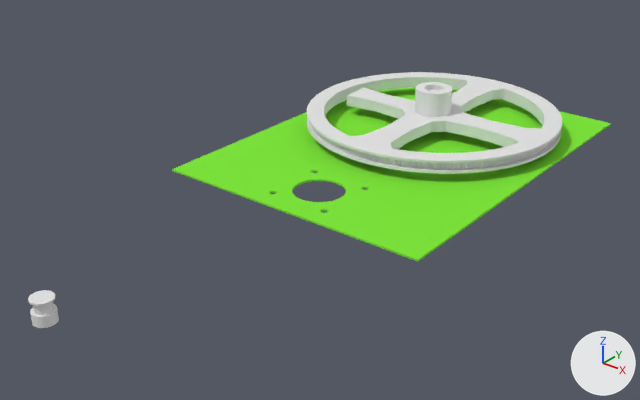
Two versions of the Blender file РМ-000 Рука-манипулятор/РМ-200 Опорно-поворотное устройство/РМ-200-ОПУ-в-сборе.blend, one commit apart.
Camera for both pictures: a 50 mm lens placed at (360.0, -599.0, 272.0), pointed at (-9.0, -138.0, -14.0). The lights are fixed; the arrows at lower right show +X, +Y and +Z.
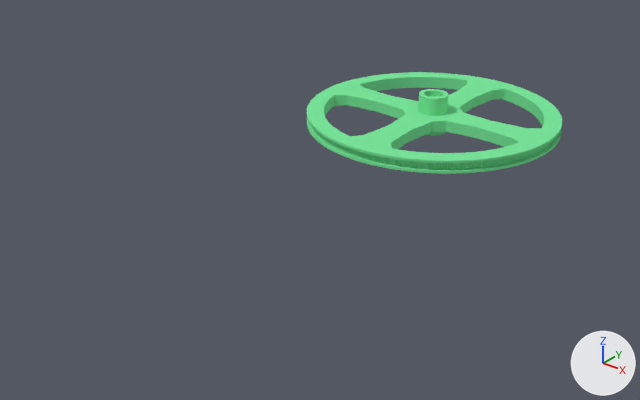
Commit message: шкив ведомый пофиксен

Location of each change, (x1, y1, x2, y2) in pixels of the pictures (640 x 400 px; the box of a moved part takes in the faces that stretch with it):
'Plane', hidden (green)
    before: (172, 88, 611, 262)
'Cylinder.001', hidden
    before: (28, 290, 59, 328)
part 1 of me_шкив_ведомый, moved or reshaped
    before: (407, 82, 459, 121)
    after: (403, 89, 463, 136)
part 2 of me_шкив_ведомый, cut back
    before: (336, 80, 515, 148)
part 3 of me_шкив_ведомый, recoloured (white to green)
    both: (307, 72, 562, 174)

What changed in the scene script:
```text
Add mat_material_002:
    mat_material_002 = diffuse_material('Material.002')
    mat_material_002.base_color = (0.197, 0.8, 0.332)  # green #7be79c
Change me_шкив_ведомый:
    used by ob_шкив_ведомый; location = (0.0, 0.0, 0.0)
    remove me_шкив_ведомый.from_pydata(...)  # 6159 vertices, 12445 faces; spans x -104.0..104.0, y -104.0..104.0, z 8.0..38.0
    add me_шкив_ведомый.from_pydata(...)  # 5922 vertices, 11372 faces; spans x -104.0..104.0, y -104.0..104.0, z 1.0..33.0
    me_шкив_ведомый part 1: 394 vertices removed from x -15.0..15.0, y -15.0..15.0, z 8.0..38.0; 320 vertices added at x -12.0..12.0, y -12.0..12.0, z 1.0..33.0
    me_шкив_ведомый part 2: 1 vertex moved within x -22.0, y -90.0, z 8.0; 169 vertices removed from x -98.0..98.0, y -98.0..97.0, z 8.0..18.0; 6 vertices added at x -23.0..-18.0, y -92.0..-90.0, z 9.0..10.0
    me_шкив_ведомый part 3: 10665 faces spanning x -104.0..104.0, y -104.0..104.0, z 8.0..18.0 switch from no material to mat_material_002 (green #7be79c)
Change ob_cylinder_001:
    add ob_cylinder_001.hide_set(True)  # its collection is switched off
Change ob_plane:
    add ob_plane.hide_set(True)  # its collection is switched off
```
